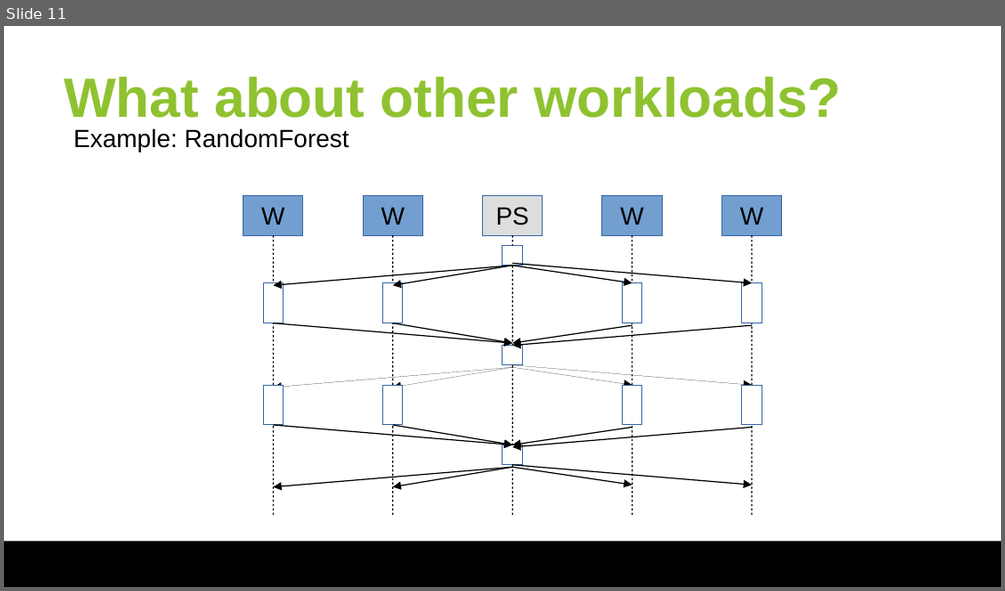
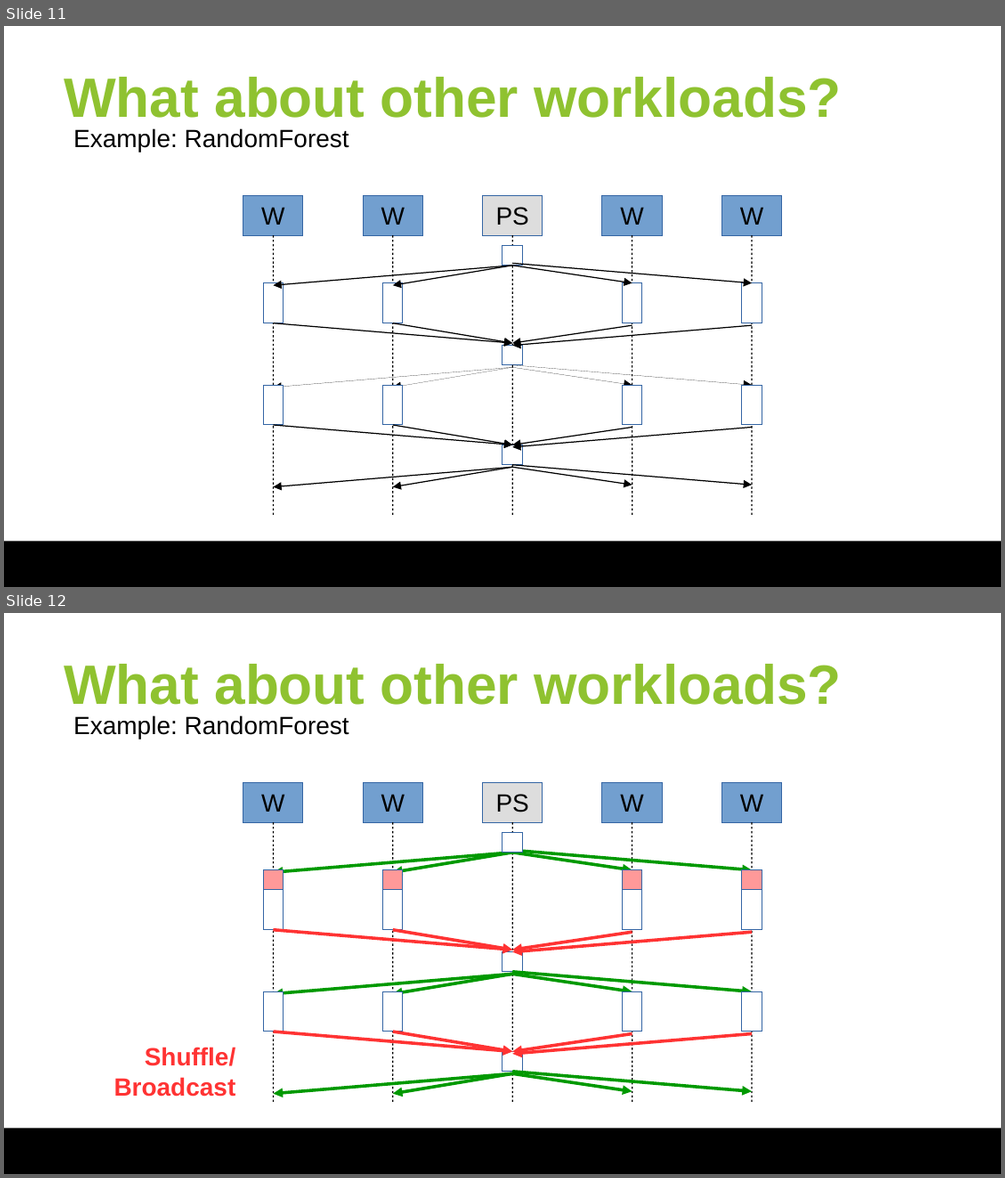
Before and after one commit to huangyibo/spark-summit-18, a slide deck: slides/spark-summit-18.odp. Shown one above the other, each under a label of ours: slide 11 before the commit, slides 11 and 12 after it. The pictures are 1005x591 and 1005x1178 pixels, drawn with LibreOffice and Linux fonts; fonts in the diff are those of the drawing; background and template pictures are left out. Boxes give left, top, right and bottom in pixels: in the first picture for what was removed or moved away, otherwise in the second. Text is boxed around its words. In the diff, an @@ line names an element or a change of style, - is before the commit and + after.

```diff
--- a/slides/spark-summit-18.odp
+++ b/slides/spark-summit-18.odp
@@ slide 12 added at bbox=[4, 613, 1001, 1174], background #FFFFFF; not listed: 1 template element that a slide beside it also shows @@
@@ title added at bbox=[64, 664, 841, 705], 40 pt, text #8FC230, bold @@
+What about other workloads?
@@ text added at bbox=[73, 715, 349, 738], 18 pt, text #000000 @@
+Example: RandomForest
@@ rectangle added at bbox=[243, 782, 303, 822], fill #729FCF, outline #3465A4 0 pt, 18 pt, text #000000 @@
+W
@@ rectangle added at bbox=[363, 782, 422, 822], fill #729FCF, outline #3465A4 0 pt, 18 pt, text #000000 @@
+W
@@ rectangle added at bbox=[483, 782, 542, 822], fill #DDDDDD, outline #3465A4 0 pt, 18 pt, text #000000 @@
+PS
@@ rectangle added at bbox=[602, 782, 662, 822], fill #729FCF, outline #3465A4 0 pt, 18 pt, text #000000 @@
+W
@@ rectangle added at bbox=[721, 782, 782, 822], fill #729FCF, outline #3465A4 0 pt, 18 pt, text #000000 @@
+W
@@ line added from (273, 822) to (273, 1102), #000000 0.79 pt @@
@@ line added from (393, 822) to (393, 1102), #000000 0.79 pt @@
@@ line added from (512, 822) to (512, 1102), #000000 0.79 pt @@
@@ line added from (632, 822) to (632, 1102), #000000 0.79 pt @@
@@ line added from (752, 822) to (752, 1102), #000000 0.79 pt @@
@@ rectangle added at bbox=[502, 832, 522, 852], fill #FFFFFF, outline #3465A4 0 pt @@
@@ group added at bbox=[273, 851, 752, 872]: 4 arrows @@
@@ rectangle added at bbox=[263, 869, 283, 889], fill #FF9999, outline #3465A4 0 pt @@
@@ rectangle added at bbox=[383, 869, 403, 889], fill #FF9999, outline #3465A4 0 pt @@
@@ rectangle added at bbox=[622, 869, 642, 889], fill #FF9999, outline #3465A4 0 pt @@
@@ rectangle added at bbox=[742, 869, 761, 889], fill #FF9999, outline #3465A4 0 pt @@
@@ rectangle added at bbox=[263, 889, 283, 929], fill #FFFFFF, outline #3465A4 0 pt @@
@@ rectangle added at bbox=[383, 889, 403, 929], fill #FFFFFF, outline #3465A4 0 pt @@
@@ rectangle added at bbox=[622, 889, 642, 929], fill #FFFFFF, outline #3465A4 0 pt @@
@@ rectangle added at bbox=[742, 889, 761, 929], fill #FFFFFF, outline #3465A4 0 pt @@
@@ group added at bbox=[273, 930, 752, 952]: 4 arrows @@
@@ rectangle added at bbox=[502, 952, 522, 972], fill #FFFFFF, outline #3465A4 0 pt @@
@@ group added at bbox=[273, 972, 752, 994]: 4 arrows @@
@@ group added at bbox=[263, 992, 761, 1031]: 4 rectangles @@
@@ group added at bbox=[273, 1031, 752, 1054]: 4 arrows @@
@@ text added at bbox=[114, 1046, 236, 1096], 18 pt, text #FF3333, bold @@
+Shuffle/
+Broadcast
@@ rectangle added at bbox=[502, 1052, 522, 1071], fill #FFFFFF, outline #3465A4 0 pt @@
@@ group added at bbox=[273, 1071, 752, 1094]: 4 arrows @@
```
Also in this commit, not shown: 2 slides changed, 1 other file.
